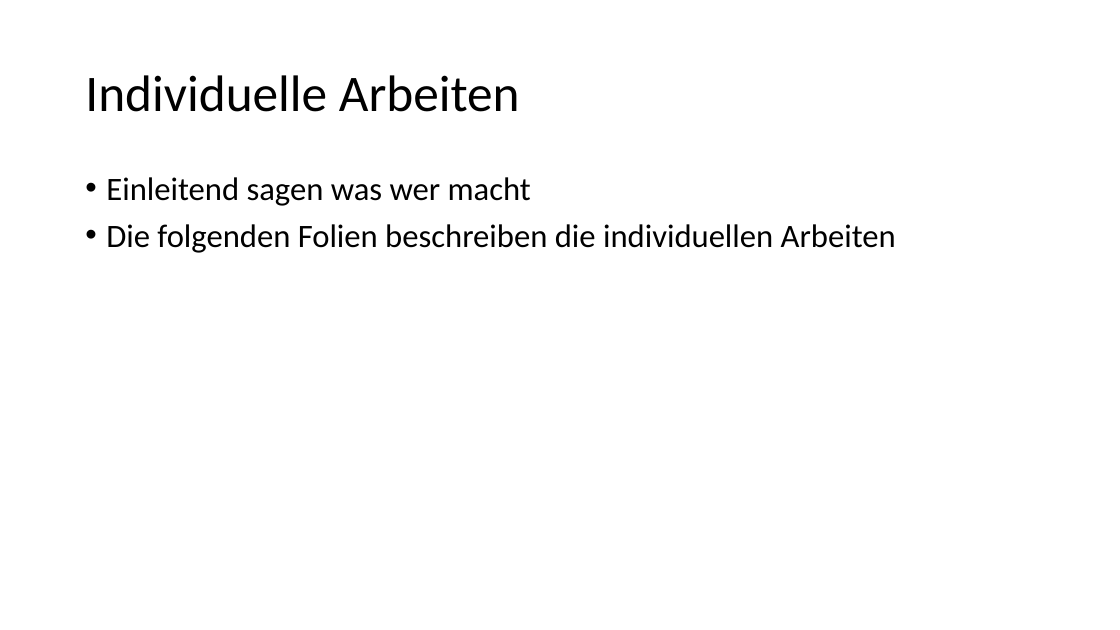
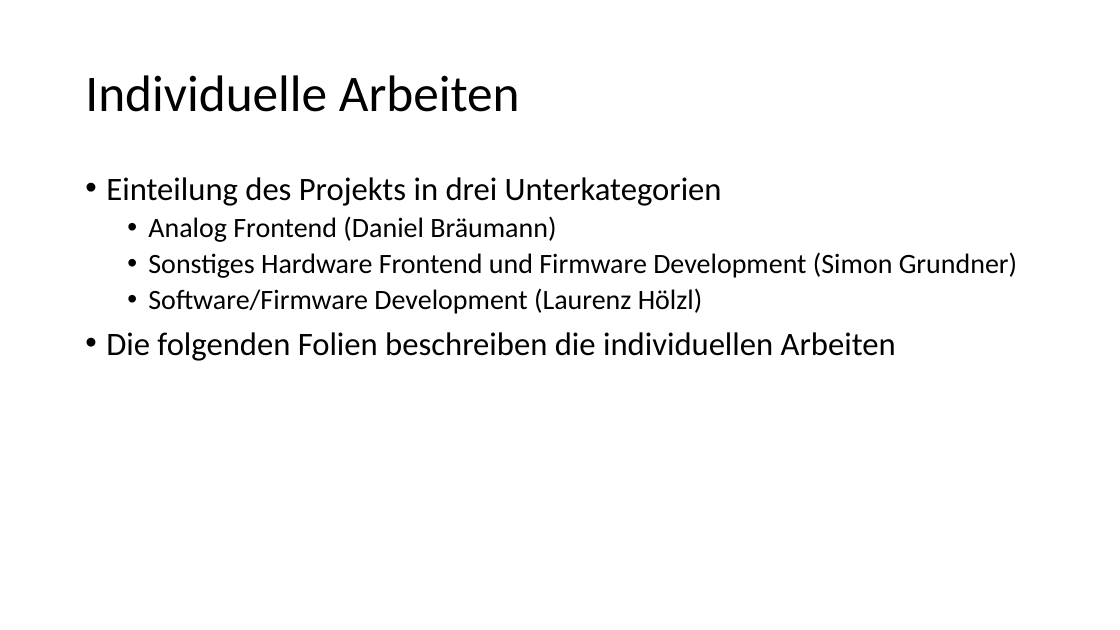
Before and after one commit to s-grundner/MTAP-MIDI-Guitar-Converter, a slide deck: slide 6 of documentation/Entwurf.pptx. Drawn at 1120x630 pixels with LibreOffice and Linux fonts; fonts in the diff are those of the drawing. Boxes give left, top, right and bottom in pixels: in the first picture for what was removed or moved away, otherwise in the second. Text is boxed around its words. In the diff, an @@ line names an element or a change of style, - is before the commit and + after.

```diff
--- a/documentation/Entwurf.pptx
+++ b/documentation/Entwurf.pptx
@@ text at bbox=[106, 177, 1017, 314]: text changed; size 28 to 24 pt @@
-• Einleitend sagen was wer macht
+• Einteilung des Projekts in drei Unterkategorien
+  • Analog Frontend (Daniel Bräumann)
+  • Sonstiges Hardware Frontend und Firmware Development (Simon Grundner)
+  • Software/Firmware Development (Laurenz Hölzl)
```
Also in this commit, not shown: 3 other slides changed, 3 slides added, 2 slides removed, 2 other files.
